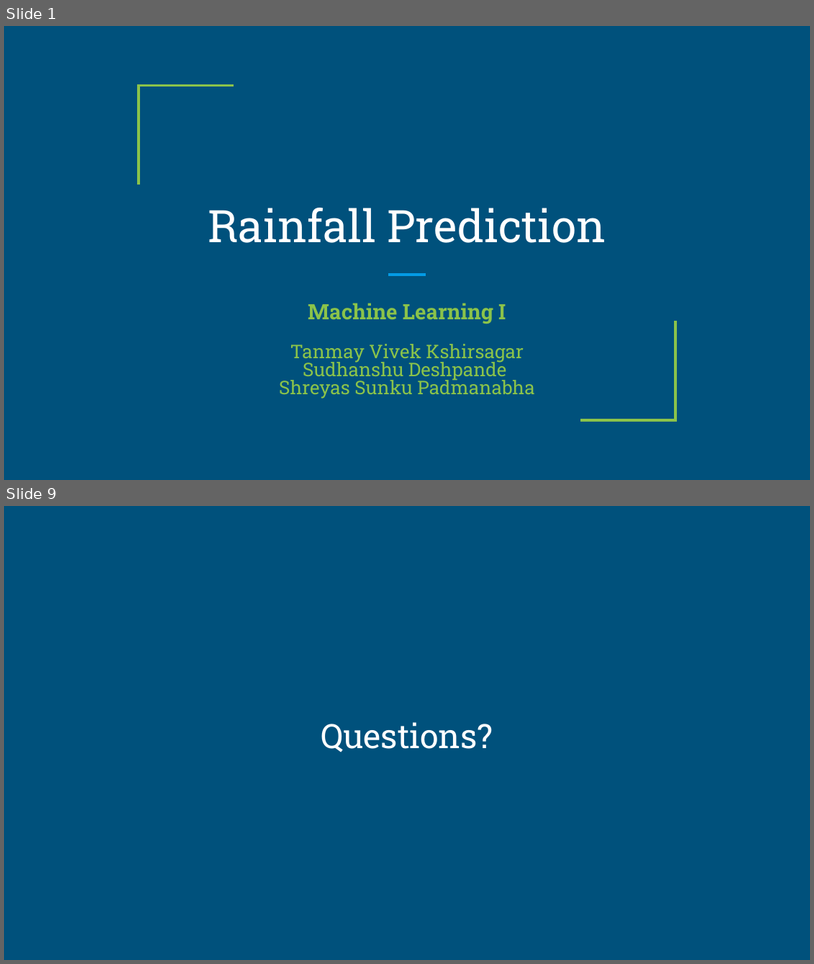
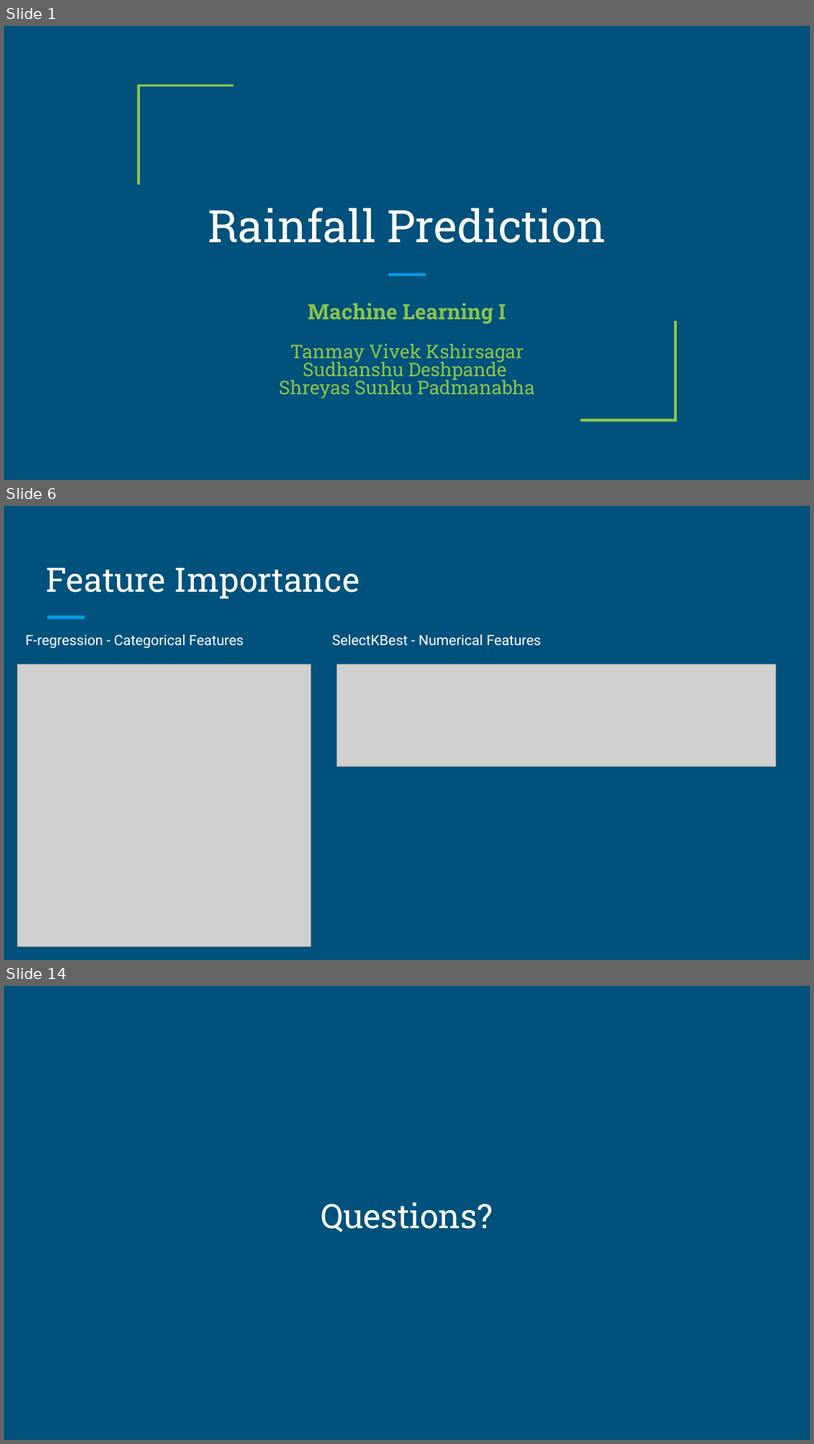
Before and after one commit to tanmayk26/FinalProject-Group3, a slide deck: Final-Group-Presentation/Final-Group-Presentation.pptx. Shown one above the other, each under a label of ours: slides 1 and 9 before the commit, slides 1, 6 and 14 after it; the slides between them are not shown. The pictures are 814x964 and 814x1444 pixels, drawn with LibreOffice and Linux fonts; fonts in the diff are those of the drawing; grey boxes stand for pictures. Boxes give left, top, right and bottom in pixels: in the first picture for what was removed or moved away, otherwise in the second. Text is boxed around its words. In the diff, an @@ line names an element or a change of style, - is before the commit and + after.

```diff
--- a/Final-Group-Presentation/Final-Group-Presentation.pptx
+++ b/Final-Group-Presentation/Final-Group-Presentation.pptx
@@ slide 6 added at (4, 506, 810, 960), background #00517C @@
@@ title added at (46, 567, 360, 599), 30 pt, text #FFFFFF @@
+Feature Importance
@@ text added at (26, 634, 244, 648), 12.6 pt, text #FFFFFF @@
+F-regression - Categorical Features
@@ line added from (47, 618) to (85, 618), #039BE5 3 pt @@
@@ text added at (332, 634, 542, 646), 12.6 pt, text #FFFFFF @@
+SelectKBest - Numerical Features
@@ picture added at (18, 664, 311, 947) @@
@@ picture added at (337, 664, 776, 767) @@
@@ what was slide 9 is now slide 14 @@
```
Also in this commit, not shown: 3 slides changed, 8 other slides added, 4 slides removed.
